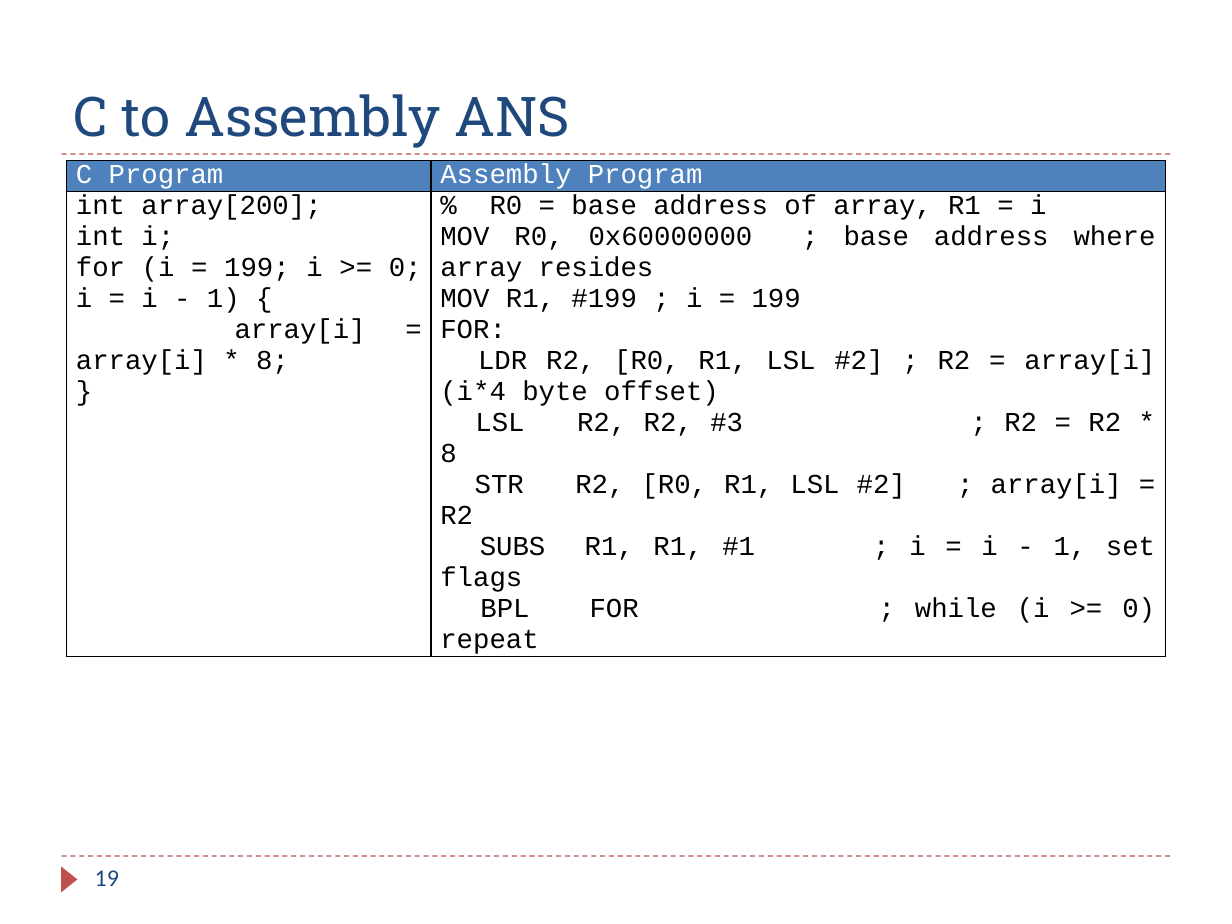
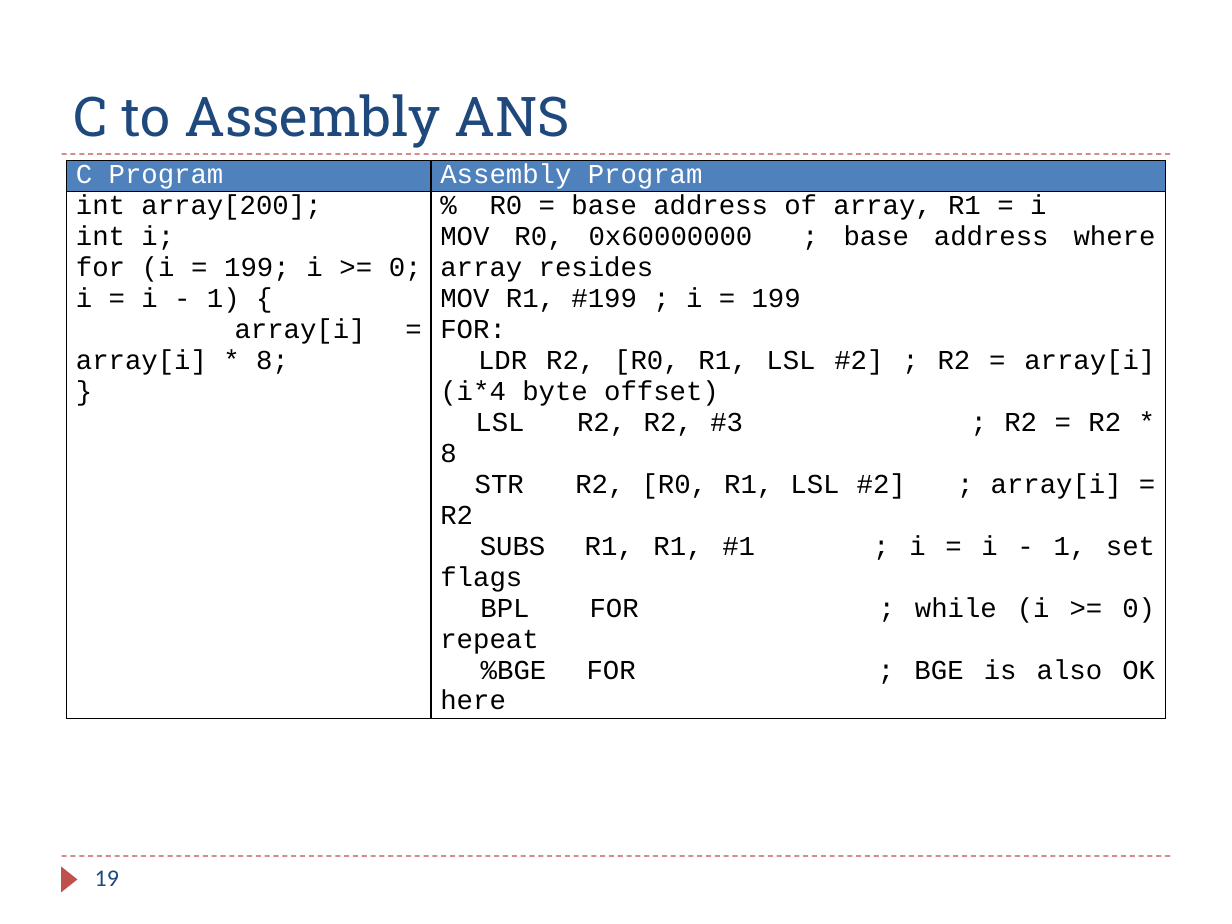
Before and after one commit to guhofstra/CSC111Fa25, a slide deck: slide 19 of PPTs/Ch6_ARM_Control_Flow_Exercises_ANS.pptx. Drawn at 1232x924 pixels with LibreOffice and Linux fonts; fonts in the diff are those of the drawing. Boxes give left, top, right and bottom in pixels: in the first picture for what was removed or moved away, otherwise in the second. Text is boxed around its words. In the diff, an @@ line names an element or a change of style, - is before the commit and + after.

```diff
--- a/PPTs/Ch6_ARM_Control_Flow_Exercises_ANS.pptx
+++ b/PPTs/Ch6_ARM_Control_Flow_Exercises_ANS.pptx
@@ table at (67,160,1165,714) @@
-row 2, column 2: % R0 = base address of array, R1 = i / MOV R0, 0x60000000 ; base address where array resides / MOV R1, #199 ; i = 199 / FOR: / LDR R2, [R0, R1, LSL #2] ; R2 = array[i] (i*4 byte offset) / LSL R2, R2, #3 ; R2 = R2 * 8 / STR R2, [R0, R1, LSL #2] ; array[i] = R2 / SUBS R1, R1, #1 ; i = i - 1, set flags / BPL FOR ; while (i >= 0) repeat
+row 2, column 2: % R0 = base address of array, R1 = i / MOV R0, 0x60000000 ; base address where array resides / MOV R1, #199 ; i = 199 / FOR: / LDR R2, [R0, R1, LSL #2] ; R2 = array[i] (i*4 byte offset) / LSL R2, R2, #3 ; R2 = R2 * 8 / STR R2, [R0, R1, LSL #2] ; array[i] = R2 / SUBS R1, R1, #1 ; i = i - 1, set flags / BPL FOR ; while (i >= 0) repeat / %BGE FOR ; BGE is also OK here
```
Also in this commit, not shown: 9 other slides changed, 1 slide added, 4 other files.
